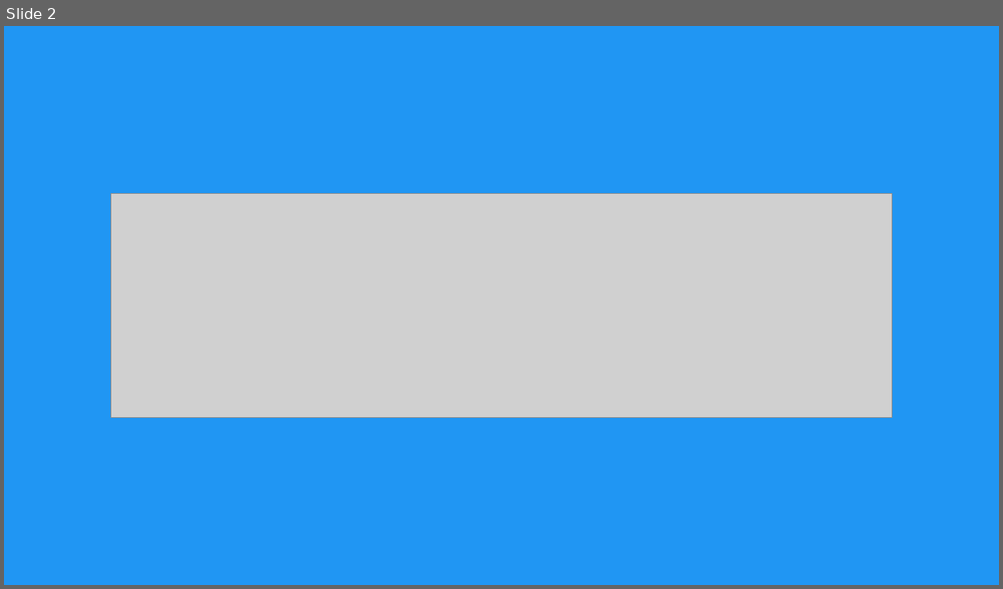
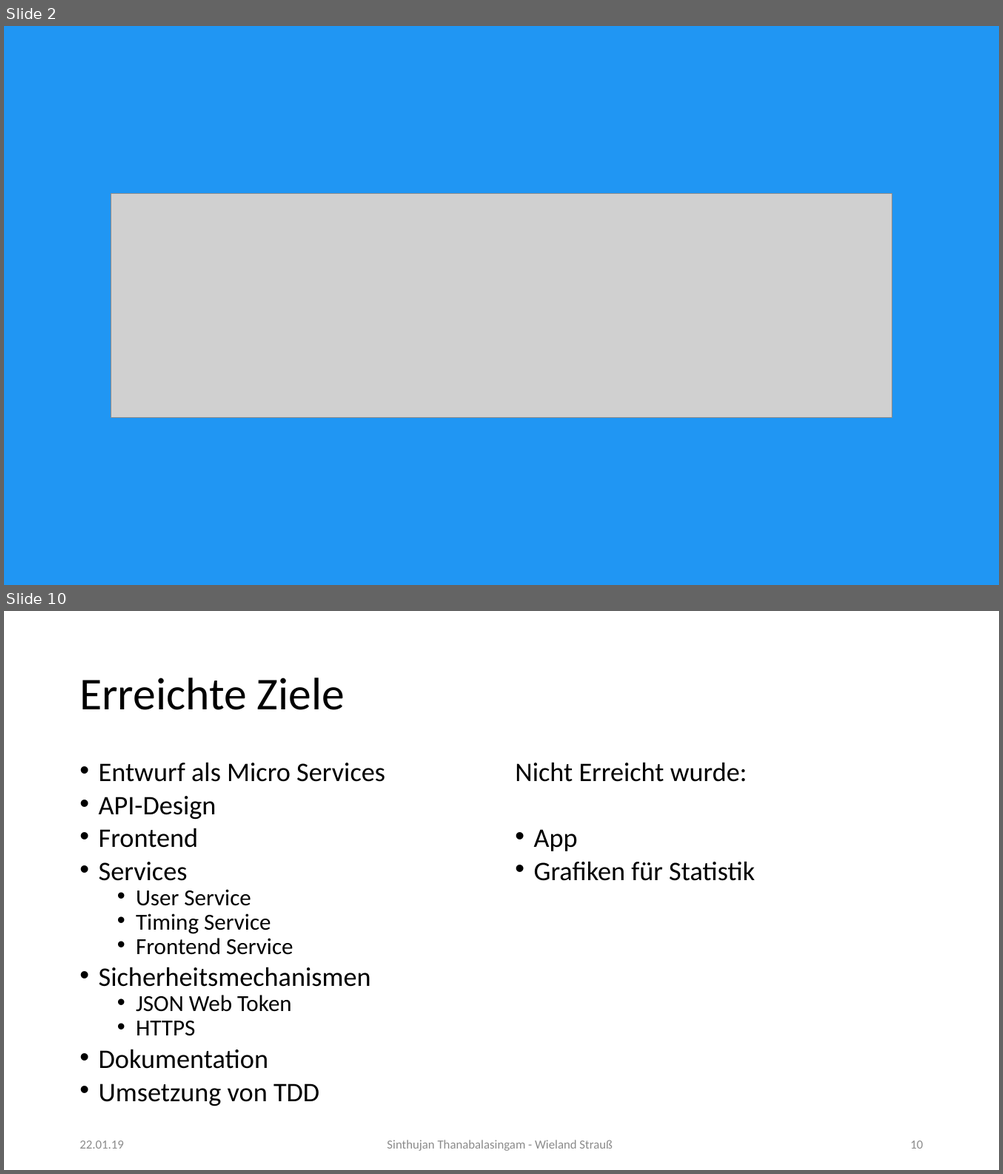
Before and after one commit to edisontrent1337/SCC_TimeTracker, a slide deck: orga/SCC_TimeTracker_final_presentation.pptx. Shown one above the other, each under a label of ours: slide 2 before the commit, slides 2 and 10 after it; the slides between them are not shown. The pictures are 1003x589 and 1003x1174 pixels, drawn with LibreOffice and Linux fonts; fonts in the diff are those of the drawing; grey boxes stand for pictures. Boxes give left, top, right and bottom in pixels: in the first picture for what was removed or moved away, otherwise in the second. Text is boxed around its words. In the diff, an @@ line names an element or a change of style, - is before the commit and + after.

```diff
--- a/orga/SCC_TimeTracker_final_presentation.pptx
+++ b/orga/SCC_TimeTracker_final_presentation.pptx
@@ slide 10 added at [4,611,999,1170], background #FFFFFF @@
@@ title added at [79,678,344,710], 44 pt, text #000000 @@
+Erreichte Ziele
@@ text added at [99,762,385,1107], 25.9 pt, text #000000 @@
+• Entwurf als Micro Services
+• API-Design
+• Frontend
+• Services
+  • User Service
+  • Timing Service
+  • Frontend Service
+• Sicherheitsmechanismen
+  • JSON Web Token
+  • HTTPS
+• Dokumentation
+• Umsetzung von TDD
@@ text added at [515,762,754,881], 25.9 pt, text #000000 @@
+Nicht Erreicht wurde:
+• App
+• Grafiken für Statistik
@@ text added at [79,1141,123,1149], 12 pt, text #8C8C8C @@
+22.01.19
@@ text added at [387,1140,612,1151], 12 pt, text #8C8C8C @@
+Sinthujan Thanabalasingam - Wieland Strauß
@@ page number added at [910,1141,922,1149], 12 pt, text #8C8C8C @@
+10
```
Also in this commit, not shown: 8 slides changed, 5 slides removed, 19 other files.
